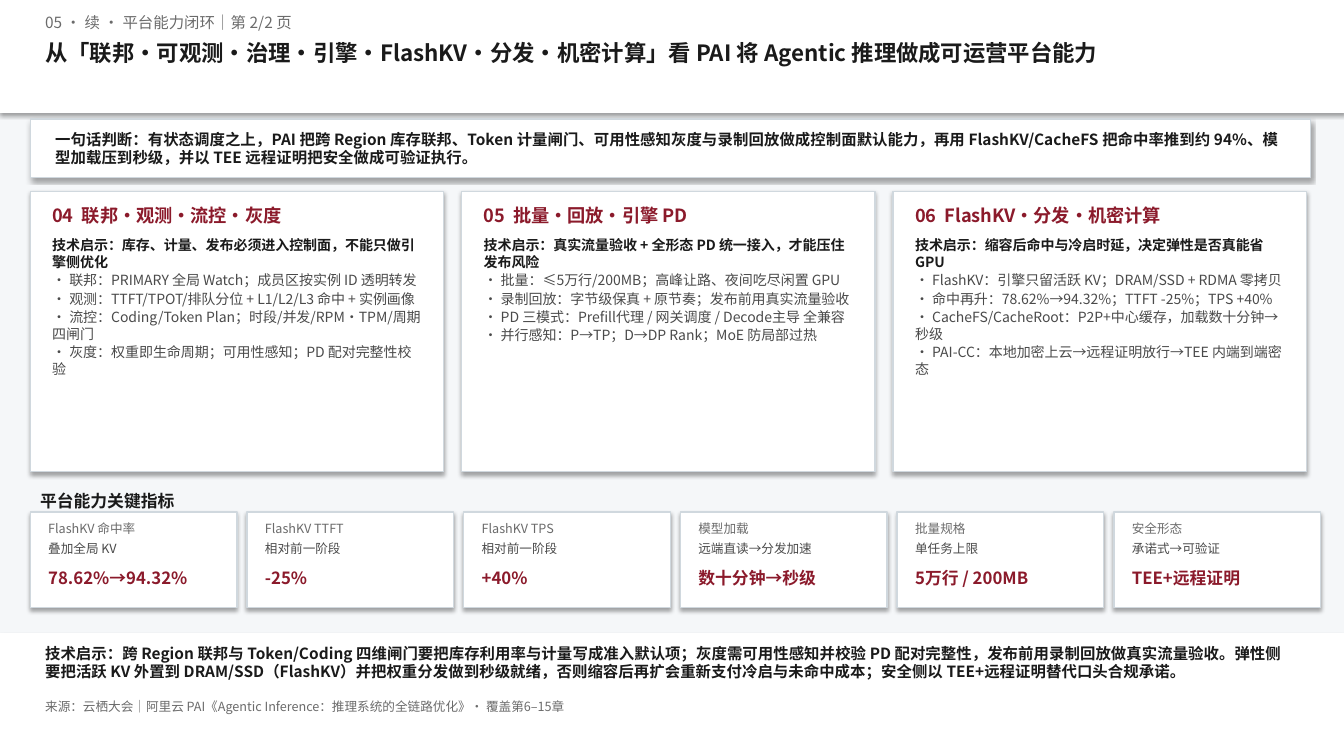
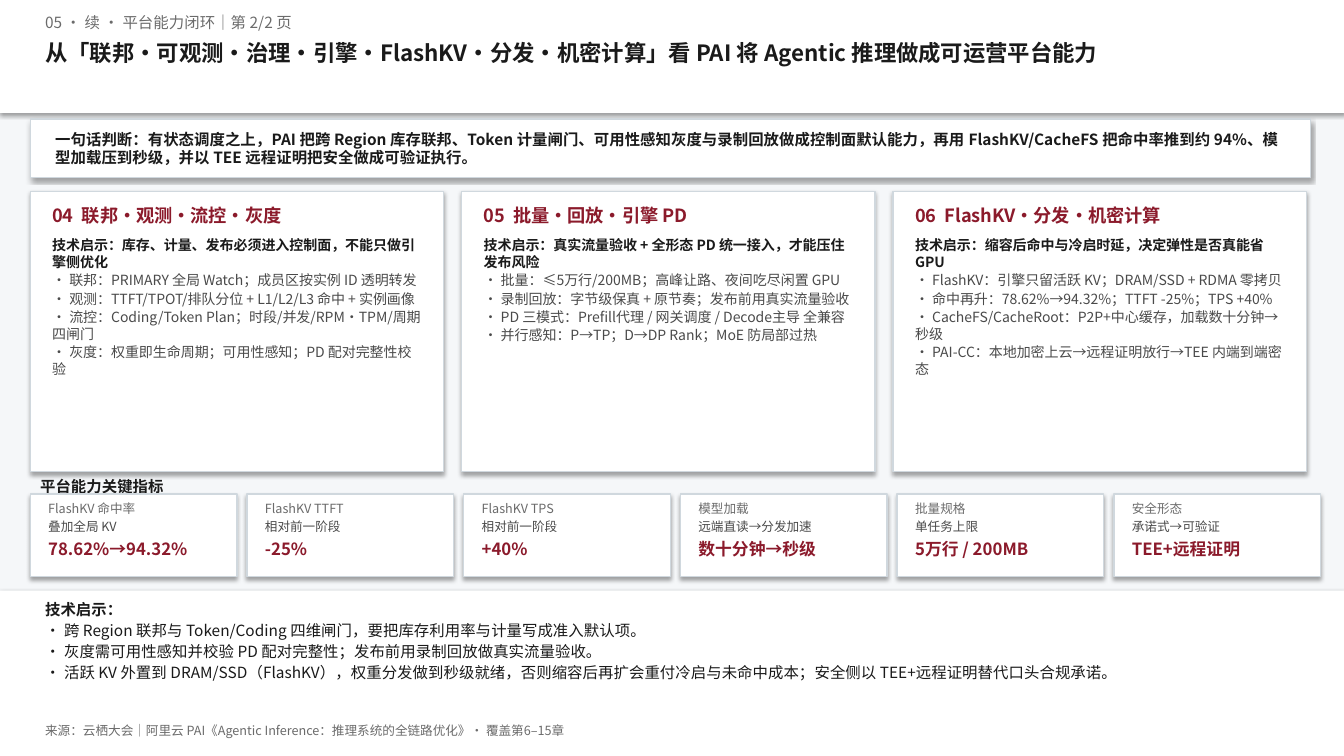
Before and after one commit to Annie-Summer/Kthena, a slide deck: slide 2 of yunqi-2026-pai-forum/docs/洞察一页-05-Agentic Inference：从议题看有状态推理全链路优化.pptx. Drawn at 1344x756 pixels with LibreOffice and Linux fonts; fonts in the diff are those of the drawing. Boxes give left, top, right and bottom in pixels: in the first picture for what was removed or moved away, otherwise in the second. Text is boxed around its words. In the diff, an @@ line names an element or a change of style, - is before the commit and + after.

```diff
--- a/yunqi-2026-pai-forum/docs/洞察一页-05-Agentic Inference：从议题看有状态推理全链路优化.pptx
+++ b/yunqi-2026-pai-forum/docs/洞察一页-05-Agentic Inference：从议题看有状态推理全链路优化.pptx
@@ text "平台能力关键指标": place and size @@
-text "平台能力关键指标" at bbox=[40, 492, 174, 509]
+text "平台能力关键指标" at bbox=[40, 479, 163, 496]
@@ text "平台能力关键指标" at bbox=[40, 479, 163, 496]: size 12 to 11 pt @@
@@ rectangle: place and size @@
-rectangle at bbox=[30, 512, 237, 608]
+rectangle at bbox=[30, 494, 237, 577]
@@ rectangle: place and size @@
-rectangle at bbox=[247, 512, 454, 608]
+rectangle at bbox=[247, 494, 454, 577]
@@ rectangle: place and size @@
-rectangle at bbox=[464, 512, 670, 608]
+rectangle at bbox=[464, 494, 670, 577]
@@ rectangle: place and size @@
-rectangle at bbox=[681, 512, 887, 608]
+rectangle at bbox=[681, 494, 887, 577]
@@ rectangle: place and size @@
-rectangle at bbox=[897, 512, 1104, 608]
+rectangle at bbox=[897, 494, 1104, 577]
@@ rectangle: place and size @@
-rectangle at bbox=[1114, 512, 1321, 608]
+rectangle at bbox=[1114, 494, 1321, 577]
@@ 6 texts: place and size @@
-6 texts at bbox=[48, 522, 1182, 534]
+6 texts at bbox=[48, 502, 1182, 514]
@@ text "叠加全局 KV": place and size @@
-text "叠加全局 KV" at bbox=[48, 542, 116, 554]
+text "叠加全局 KV" at bbox=[48, 520, 116, 532]
@@ text "相对前一阶段": place and size @@
-text "相对前一阶段" at bbox=[265, 542, 341, 554]
+text "相对前一阶段" at bbox=[265, 520, 341, 532]
@@ text "相对前一阶段": place and size @@
-text "相对前一阶段" at bbox=[482, 542, 558, 554]
+text "相对前一阶段" at bbox=[482, 520, 558, 532]
@@ text "远端直读→分发加速": place and size @@
-text "远端直读→分发加速" at bbox=[698, 542, 811, 554]
+text "远端直读→分发加速" at bbox=[698, 520, 811, 532]
@@ text "单任务上限": place and size @@
-text "单任务上限" at bbox=[915, 542, 978, 554]
+text "单任务上限" at bbox=[915, 520, 978, 532]
@@ text "承诺式→可验证": place and size @@
-text "承诺式→可验证" at bbox=[1132, 542, 1220, 554]
+text "承诺式→可验证" at bbox=[1132, 520, 1220, 532]
@@ 6 texts: place and size @@
-6 texts at bbox=[48, 569, 1240, 586]
+6 texts at bbox=[48, 540, 1240, 557]
@@ rectangle: place and size @@
-rectangle at bbox=[0, 633, 1344, 756]
+rectangle at bbox=[0, 591, 1344, 756]
@@ text at bbox=[45, 602, 1117, 681]: text changed; bold off @@
-技术启示：跨 Region 联邦与 Token/Coding 四维闸门要把库存利用率与计量写成准入默认项；灰度需可用性感知并校验 PD 配对完整性，发布前用录制回放做真实流量验收。弹性侧要把活跃 KV 外置到 DRAM/SSD（FlashKV）并把权重分发做到秒级就绪，否则缩容后再扩会重新支付冷启与未命中成本；安全侧以 TEE+远程证明替代口头合规承诺。
+技术启示：
+• 跨 Region 联邦与 Token/Coding 四维闸门，要把库存利用率与计量写成准入默认项。
+• 灰度需可用性感知并校验 PD 配对完整性；发布前用录制回放做真实流量验收。
+• 活跃 KV 外置到 DRAM/SSD（FlashKV），权重分发做到秒级就绪，否则缩容后再扩会重付冷启与未命中成本；安全侧以 TEE+远程证明替代口头合规承诺。
@@ text "来源：云栖大会｜阿里云 PAI《Agentic Inference：推理系统的全链路优化》· 覆盖第6–15章": place and size @@
-text "来源：云栖大会｜阿里云 PAI《Agentic Inference：推理系统的全链路优化》· 覆盖第6–15章" at bbox=[45, 700, 564, 714]
+text "来源：云栖大会｜阿里云 PAI《Agentic Inference：推理系统的全链路优化》· 覆盖第6–15章" at bbox=[45, 724, 564, 738]
```
Also in this commit, not shown: 1 other slide changed, 4 other files.
